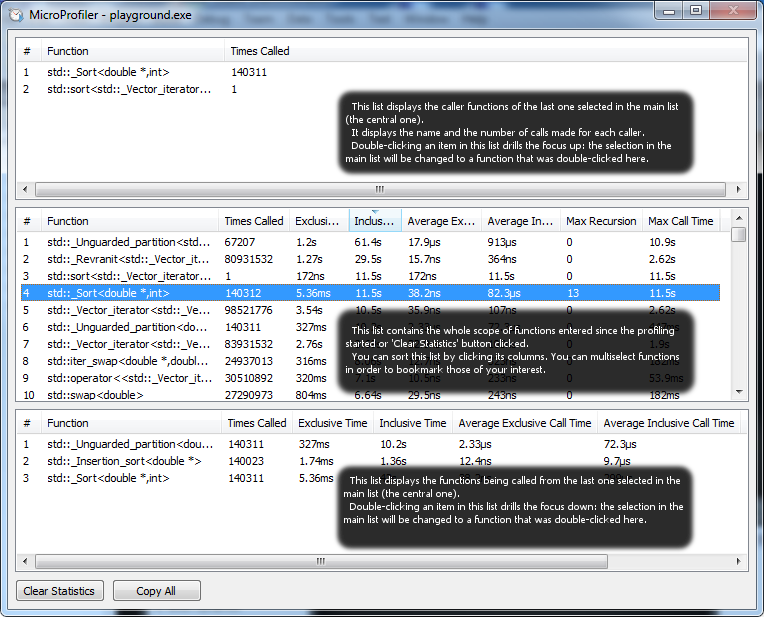
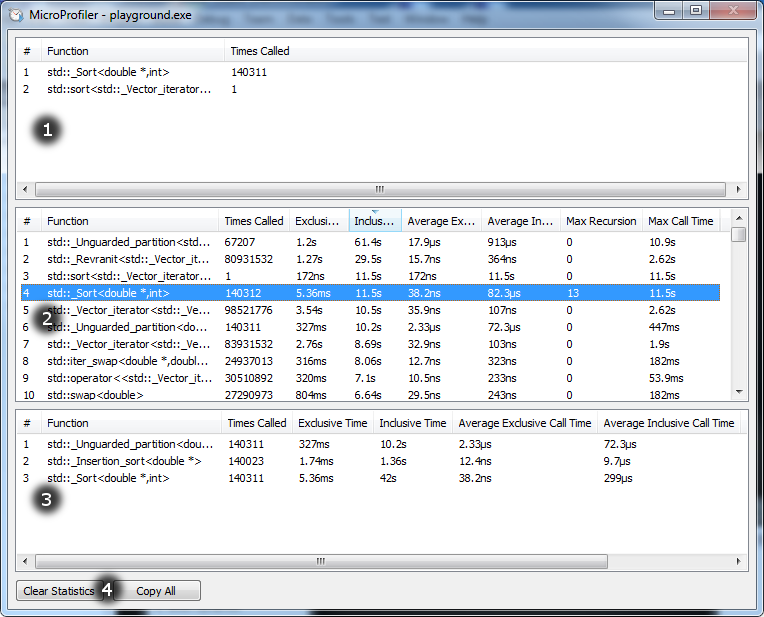
The second w=764, h=617 image is a revision of the first. Changes to its layers:
hid "This list contains the whole s..." over 344, 102, 683, 525
hid "Main Statistics List" over 332, 87, 700, 553
added layer "Annotations" above "Annotation Backgrounds" over 42, 123, 112, 596
added layer "Annotation Backgrounds" above "Pasted Layer" over 25, 108, 130, 611
